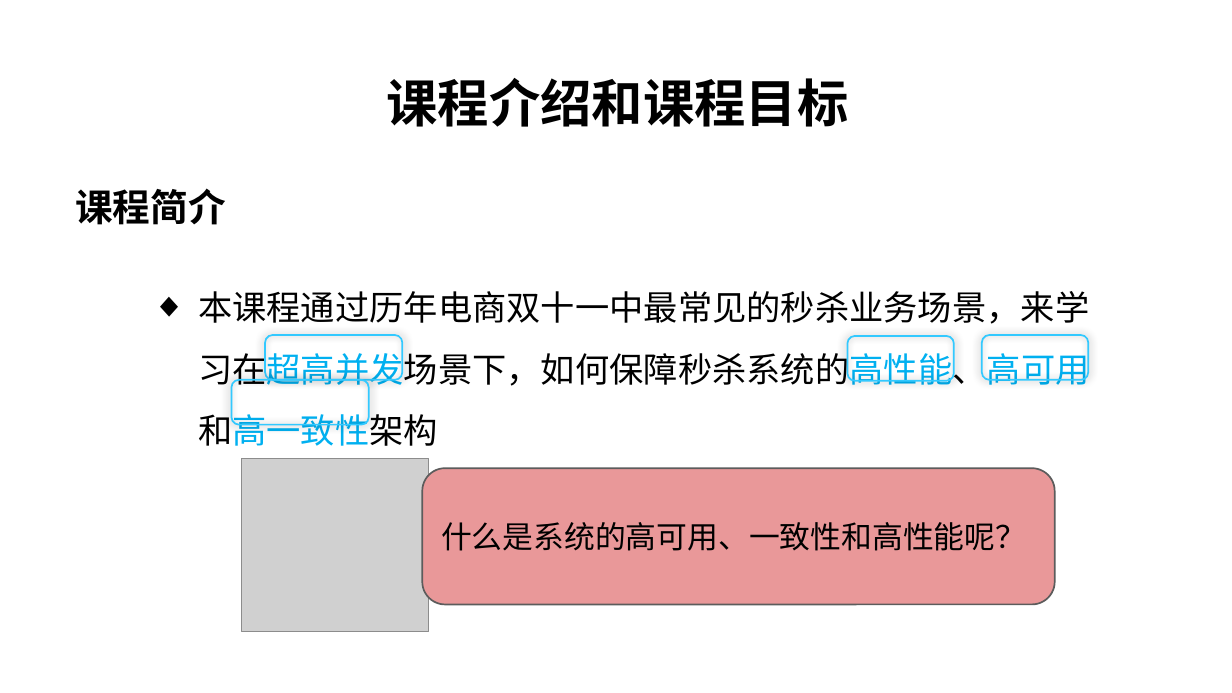
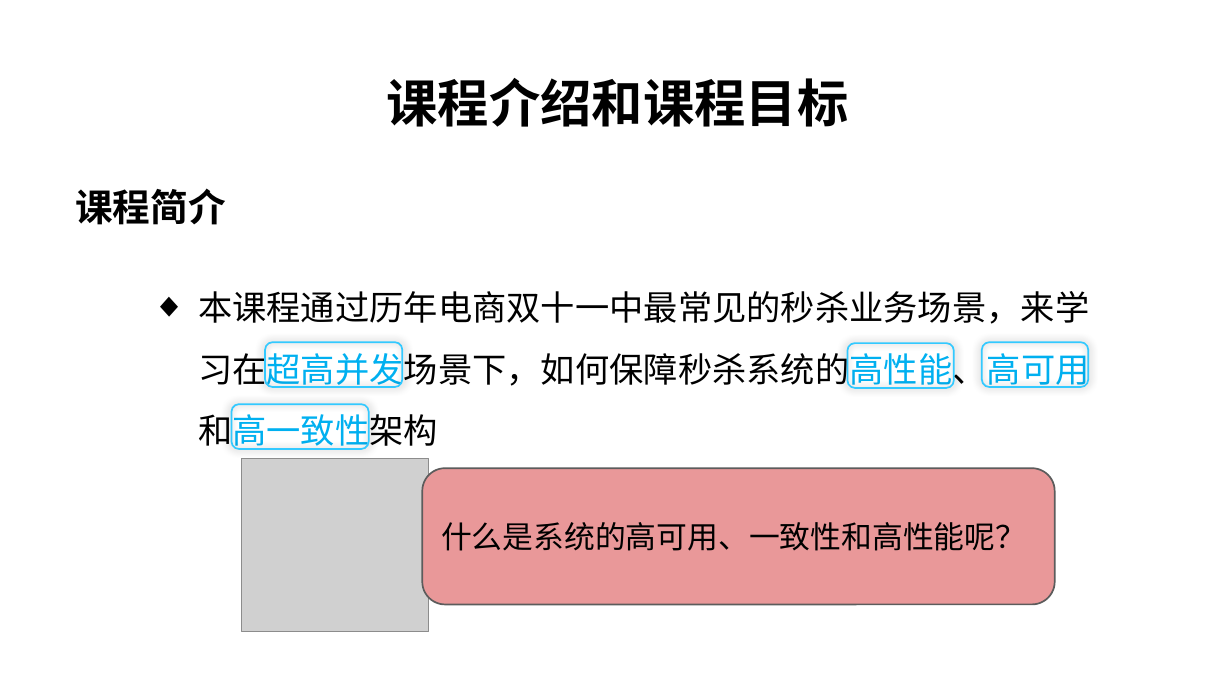
Before and after one commit to char-dance/flashSale-demo, a slide deck: slide 4 of FalshSale.pptx. Drawn at 1232x693 pixels with LibreOffice and Linux fonts; fonts in the diff are those of the drawing; grey boxes stand for pictures; background and template pictures are left out. Boxes give left, top, right and bottom in pixels: in the first picture for what was removed or moved away, otherwise in the second. Text is boxed around its words. In the diff, an @@ line names an element or a change of style, - is before the commit and + after.

Commit message:
ppt

```diff
--- a/FalshSale.pptx
+++ b/FalshSale.pptx
@@ rounded rectangle: place and size @@
-rounded rectangle at [265,335,402,379]
+rounded rectangle at [265,342,402,387]
@@ rounded rectangle: place and size @@
-rounded rectangle at [848,336,954,381]
+rounded rectangle at [848,344,954,388]
@@ rounded rectangle: place and size @@
-rounded rectangle at [982,335,1088,379]
+rounded rectangle at [982,342,1088,387]
@@ rounded rectangle: place and size @@
-rounded rectangle at [232,379,368,424]
+rounded rectangle at [232,404,368,448]
```
